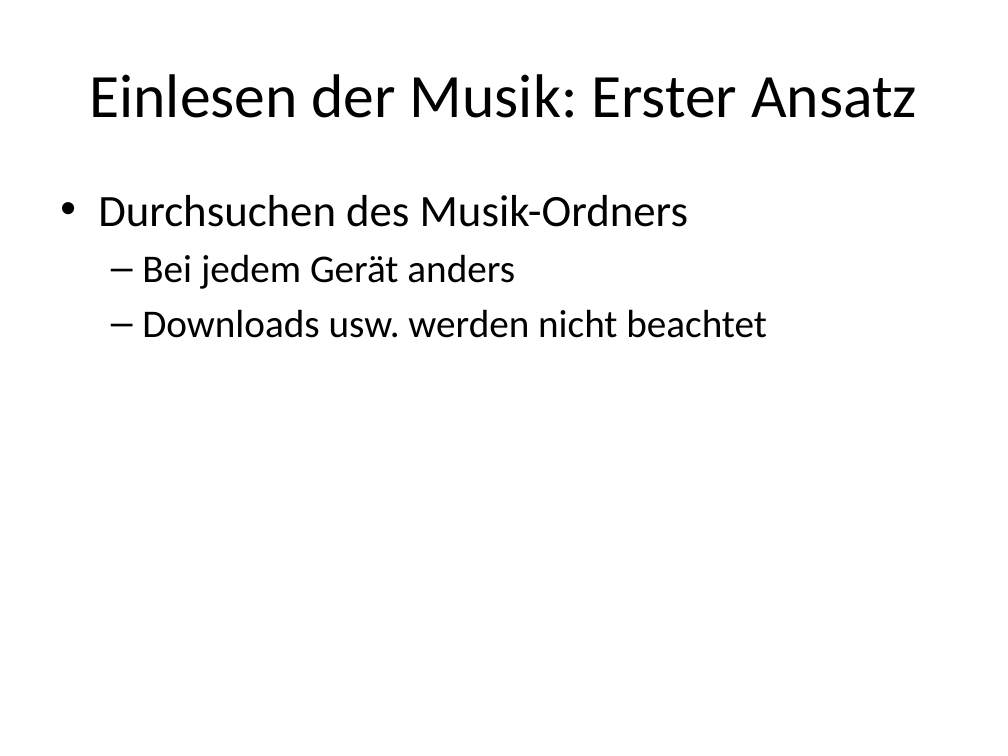
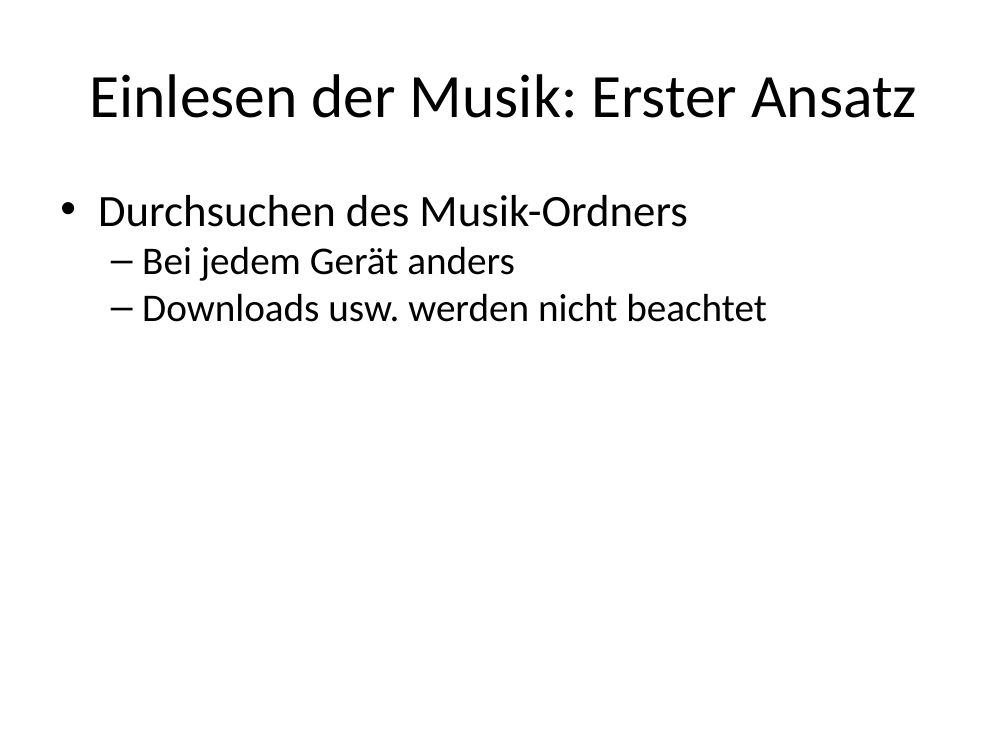
Before and after one commit to htl-leonding/2015_fiply, a slide deck: slide 2 of FIPLY/Dokumente/ZusätzlicheFolien_Denkmayr.pptx. Drawn at 1008x756 pixels with LibreOffice and Linux fonts; fonts in the diff are those of the drawing. Boxes give left, top, right and bottom in pixels: in the first picture for what was removed or moved away, otherwise in the second. Text is boxed around its words. In the diff, an @@ line names an element or a change of style, - is before the commit and + after.

```diff
--- a/FIPLY/Dokumente/ZusätzlicheFolien_Denkmayr.pptx
+++ b/FIPLY/Dokumente/ZusätzlicheFolien_Denkmayr.pptx
@@ text "Durchsuchen des Musik-Ordners" at bbox=[98, 195, 767, 322]: indent changed; less space between paragraphs @@
```
Also in this commit, not shown: 3 other slides changed.
